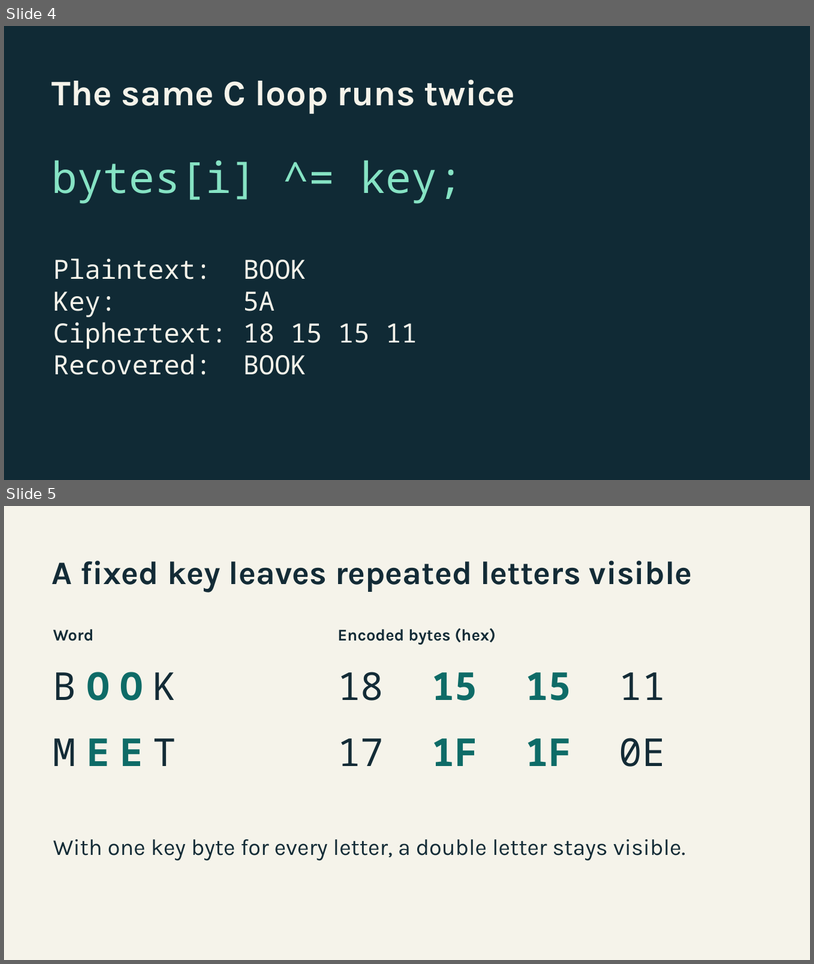
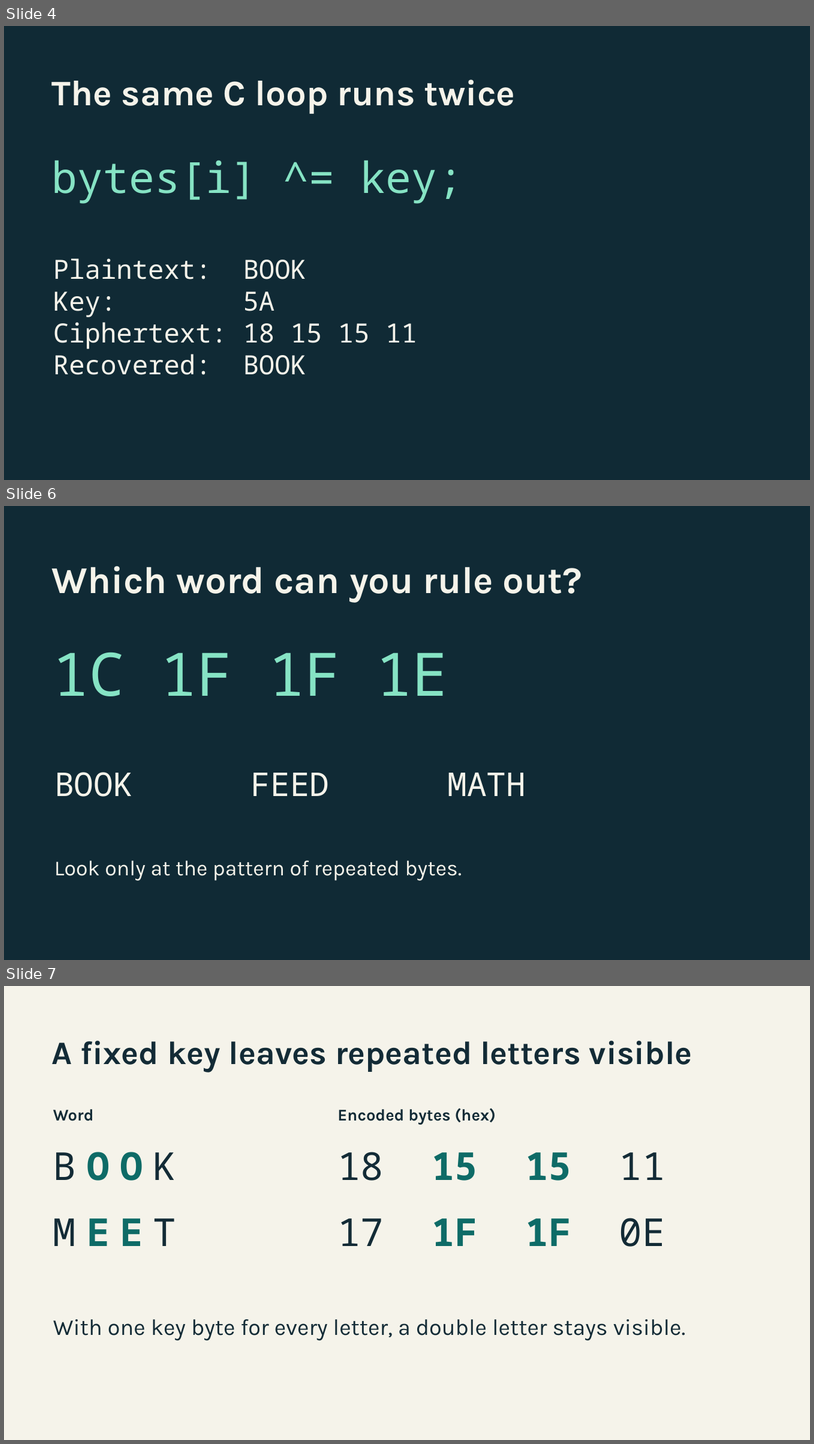
Before and after one commit to Amoji325/comp211-xor-demo, a slide deck: xor-slides.pptx. Shown one above the other, each under a label of ours: slides 4 and 5 before the commit, slides 4, 6 and 7 after it; the slides between them are not shown. The pictures are 814x964 and 814x1444 pixels, drawn with LibreOffice and Linux fonts; fonts in the diff are those of the drawing. Boxes give left, top, right and bottom in pixels: in the first picture for what was removed or moved away, otherwise in the second. Text is boxed around its words. In the diff, an @@ line names an element or a change of style, - is before the commit and + after.

```diff
--- a/xor-slides.pptx
+++ b/xor-slides.pptx
@@ slide 6 added at <box>4,506,810,960</box>, background #102A35 @@
@@ text added at <box>52,566,583,603</box>, 45 pt, text #F5F3EA, bold @@
+Which word can you rule out?
@@ text added at <box>53,652,449,696</box>, 71.2 pt, text #86E3C4 @@
+1C 1F 1F 1E
@@ text added at <box>54,772,526,796</box>, 39 pt, text #F5F3EA @@
+BOOK FEED MATH
@@ text added at <box>54,860,462,880</box>, 25.5 pt, text #F5F3EA @@
+Look only at the pattern of repeated bytes.
@@ what was slide 5 is now slide 7 @@
```
Also in this commit, not shown: 1 other slide added, 1 other file.
